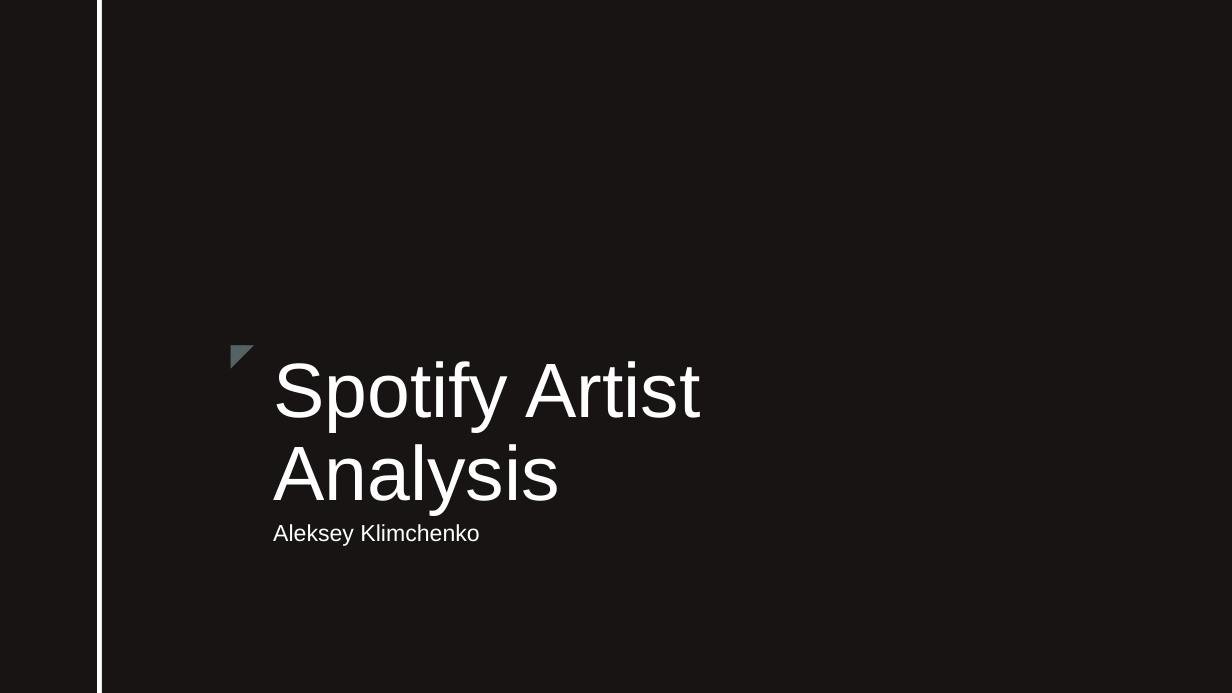
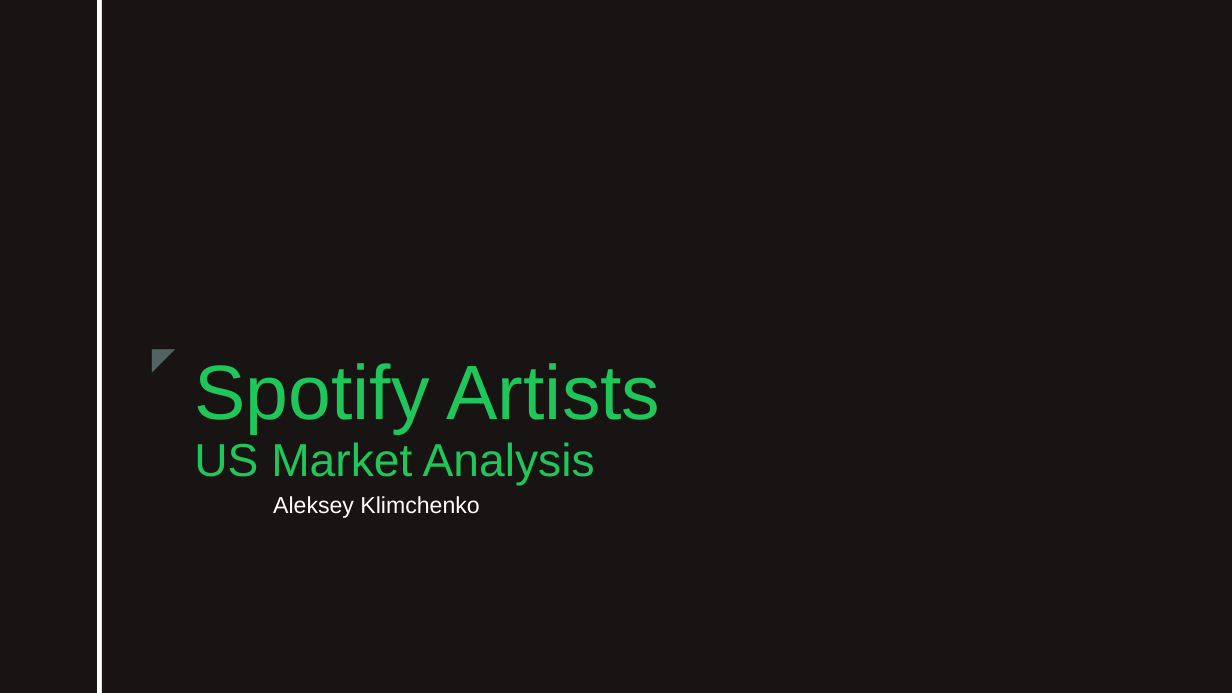
Before and after one commit to aklimchenko/spotify_artist_analysis, a slide deck: slide 1 of Spotify Data Analysis.pptx. Drawn at 1232x693 pixels with LibreOffice and Linux fonts; fonts in the diff are those of the drawing; background and template pictures are left out. Boxes give left, top, right and bottom in pixels: in the first picture for what was removed or moved away, otherwise in the second. Text is boxed around its words. In the diff, an @@ line names an element or a change of style, - is before the commit and + after.

Commit message:
Updated slides
Slides, graphics, and layout updated

```diff
--- a/Spotify Data Analysis.pptx
+++ b/Spotify Data Analysis.pptx
@@ text "◤": place and size @@
-text "◤" at (222,330,263,376)
+text "◤" at (142,334,184,380)
@@ title at (194,363,661,485): text changed; size 60 to 36 pt; text colour #FFFFFF to #1FC75B @@
-Spotify Artist Analysis
+Spotify Artists
+US Market Analysis
@@ subtitle "Aleksey Klimchenko": place and size @@
-subtitle "Aleksey Klimchenko" at (273,524,479,546)
+subtitle "Aleksey Klimchenko" at (273,496,479,518)
```
Also in this commit, not shown: 5 other slides changed, 6 slides added, 9 slides removed, 1 other file.
